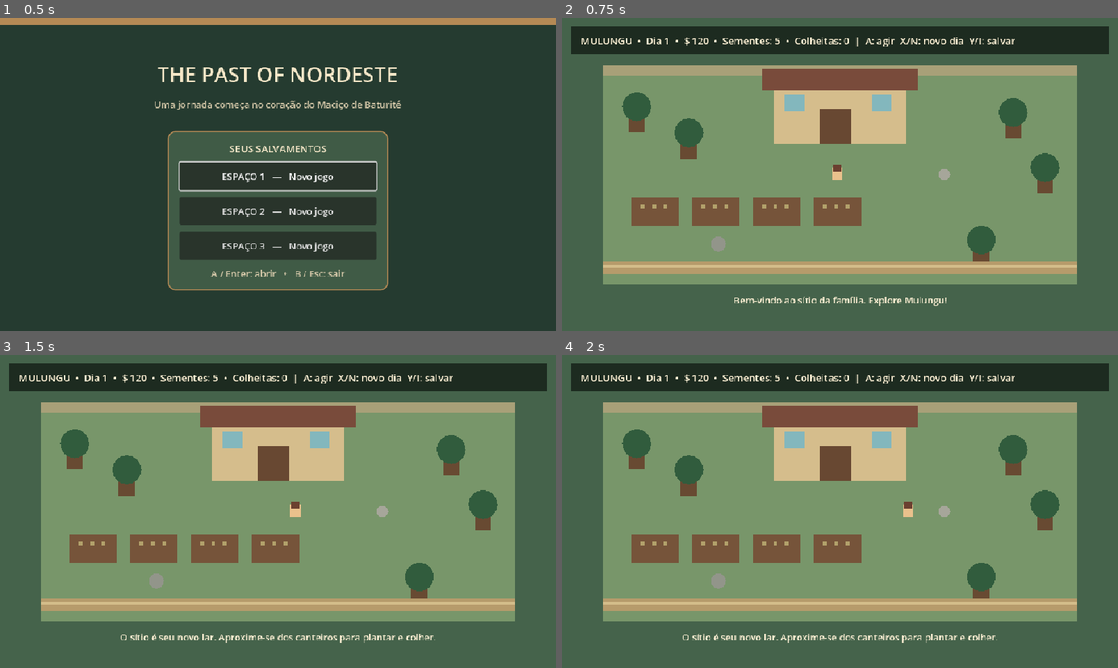
Above: before the commit, frames 1-4 (two rows, left to right).
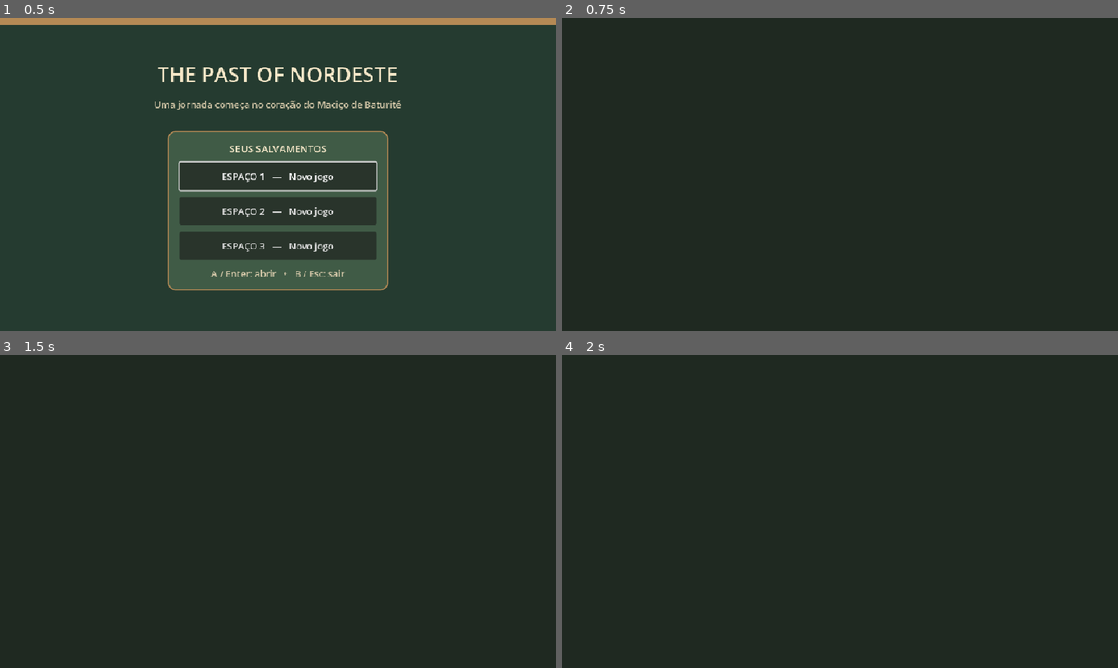
Above: after the commit, the same moments.

Repository: fbsdfb053-commits/The-past-of-Nordeste
Game: Godot game, scene res://scenes/main.tscn
Two runs of this game, one before a commit and one after it. Both use one fixed random seed, a clock stepped at 60 frames per second and the inputs below.
Inputs (mouse positions are in pixels of both pictures, inside the frame that each line leads up to):
- Up to frame 1 (0.5 s): no input
- Up to frame 2 (0.75 s): click "ESPAÇO 1 — Novo jogo" at 0.5 s
- Up to frame 3 (1.5 s): tap Enter (interact, bound only before the commit) at 1.25 s; move the mouse to (400, 495) at 1.27 s; hold D (move_right, bound only before the commit) from 1.28 s (still down); tap Tab at 1.35 s; click (400, 495) at 1.42 s
- Up to frame 4 (2 s): keep holding D (move_right, bound only before the commit); tap Space at 1.52 s

Frame 1 is identical in both runs. In frame 2, 92% of the frame differs, in the area x 0-100%, y 0-100%; in frame 3, 92%; in frame 4, 92%.
Error after the commit: Parse Error: Cannot call on an expression. Use ".call()" if it's a Callable. (res://scripts/game.gd:176)

Commit message:
Add controller-friendly inventory overlay

Diff:
--- a/scripts/game.gd
+++ b/scripts/game.gd
@@ -11,6 +11,8 @@
 var player: CharacterBody2D
 var hud_label: Label
 var message_label: Label
+var inventory_panel: PanelContainer
+var inventory_label: Label
 var day := 1
 var money := 120
 var paused := false
@@ -35,7 +37,9 @@
 	_add_key_action("quick_save", [KEY_I, KEY_Y])
 	_add_key_action("pause", [KEY_ESCAPE])
 	_add_key_action("advance_day", [KEY_N])
+	_add_key_action("inventory", [KEY_TAB])
 	_add_joy_action("advance_day", JOY_BUTTON_X)
+	_add_joy_action("inventory", JOY_BUTTON_LEFT_SHOULDER)
 	_add_joy_action("interact", JOY_BUTTON_A)
 	_add_joy_action("quick_save", JOY_BUTTON_Y)
 	_add_joy_action("pause", JOY_BUTTON_START)
@@ -147,8 +151,29 @@
 	message_label.add_theme_color_override("font_color", Color("#fff2d6"))
 	add_child(message_label)
 	_update_hud()
-
-func _physics_process(_delta: float) -> void:
+	inventory_panel = PanelContainer.new()
+	inventory_panel.position = Vector2(300, 150)
+	inventory_panel.size = Vector2(360, 220)
+	inventory_panel.z_index = 30
+	inventory_panel.visible = false
+	var inv_style := StyleBoxFlat.new()
+	inv_style.bg_color = Color("#304738")
+	inv_style.border_color = Color("#c5a16b")
+	inv_style.set_border_width_all(3)
+	inv_style.set_corner_radius_all(12)
+	inv_style.content_margin_left = 22
+	inv_style.content_margin_right = 22
+	inv_style.content_margin_top = 18
+	inv_style.content_margin_bottom = 18
+	inventory_panel.add_theme_stylebox_override("panel", inv_style)
+	add_child(inventory_panel)
+	inventory_label = Label.new()
+	inventory_label.horizontal_alignment = HORIZONTAL_ALIGNMENT_CENTER
+	inventory_label.vertical_alignment = VERTICAL_ALIGNMENT_CENTER
+	inventory_label.add_theme_font_size_override("font_size", 20)
+	inventory_label.add_theme_color_override("font_color", Color("#fff2d6"))
+	inventory_panel.add_child(inventory_label)
+	_update_inventory()(_delta: float) -> void:
 	if paused:
 		return
 	var direction := Input.get_vector("move_left", "move_right", "move_up", "move_down")
@@ -162,6 +187,9 @@
 		_interact()
 	elif event.is_action_pressed("advance_day"):
 		_advance_day()
+	elif event.is_action_pressed("inventory"):
+		inventory_panel.visible = not inventory_panel.visible
+		_update_inventory()
 	elif event.is_action_pressed("quick_save"):
 		_save()
 	elif event.is_action_pressed("pause"):
@@ -242,7 +270,12 @@
 
 func _update_hud() -> void:
 	if hud_label != null:
-		hud_label.text = "MULUNGU  •  Dia %d  •  $ %d  •  Sementes: %d  •  Colheitas: %d  |  A: agir  X/N: novo dia  Y/I: salvar" % [day, money, seeds, harvested]
+		hud_label.text = "MULUNGU  •  Dia %d  •  $ %d  •  Sementes: %d  •  Colheitas: %d  |  A: agir  X/N: dia  LB/Tab: bolsa  Y/I: salvar" % [day, money, seeds, harvested]
+	_update_inventory()
+
+func _update_inventory() -> void:
+	if inventory_label != null:
+		inventory_label.text = "MOCHILA\n\nSementes: %d\nColheitas realizadas: %d\nDinheiro: $ %d\n\nLB / Tab para fechar" % [seeds, harvested, money]
 
 func _refresh_crop_visuals() -> void:
 	for old_visual in crop_visuals:
